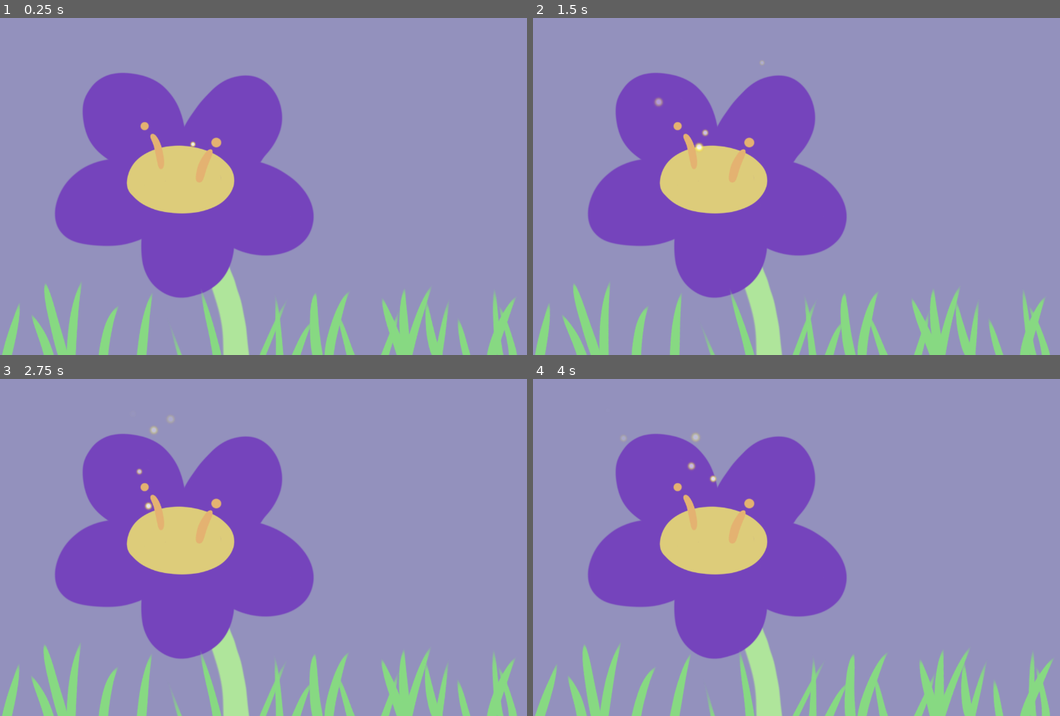
Above: before the commit, frames 1-4 (two rows, left to right).
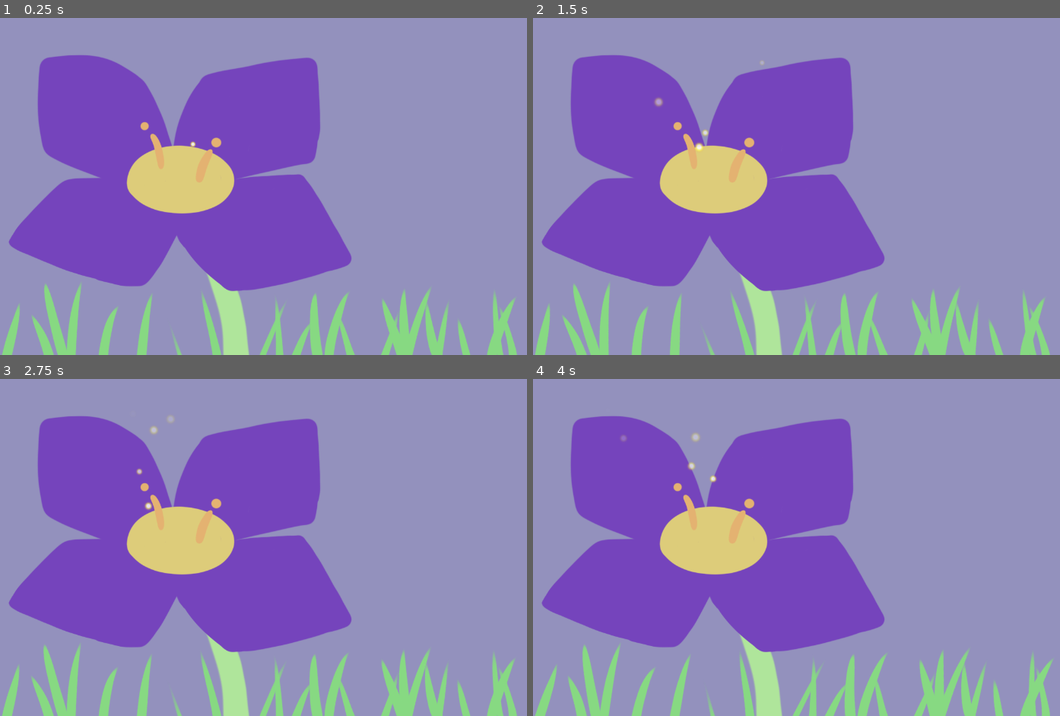
Above: after the commit, the same moments.

Repository: Niimphu/FiresideGameJam2023
Game: Godot game, scene res://Level/Flower/Flower.tscn
Same seed, same stepped clock (60 frames per second), same inputs: the game is played once before the commit and once after it. This scene is started directly instead of the project's main scene.
Inputs:
- Up to frame 1 (0.25 s): no input
- Up to frame 2 (1.5 s): hold Right (ui_right) 0.53-1.28 s; hold Left (ui_left) from 1.28 s (still down)
- Up to frame 3 (2.75 s): release Left (ui_left) at 2.03 s; hold Right (ui_right) from 2.03 s (still down)
- Up to frame 4 (4 s): release Right (ui_right) at 2.78 s; hold Up (ui_up) 2.78-3.53 s; hold Left (ui_left) from 3.53 s (still down)

The runs differ from the first frame. In frame 1, 15% of the frame differs, in the area x 1-67%, y 11-84%; in frame 2, 15%; in frame 3, 15%; in frame 4, 15%.

Commit message:
final for jam

Diff:
--- a/Level/Flower/Flower.tscn
+++ b/Level/Flower/Flower.tscn
@@ -128,6 +128,7 @@
 material = SubResource( 9 )
 position = Vector2( 640, 360 )
 frames = SubResource( 2 )
+frame = 1
 
 [node name="Centre" type="Sprite" parent="Identifiers"]
 position = Vector2( 641, 361 )
--- a/Level/Frog/FrogIdentifiers.gd
+++ b/Level/Frog/FrogIdentifiers.gd
@@ -5,9 +5,9 @@
 onready var eye = $EyePupil
 onready var fire = $Fire
 onready var throat = $Throat
+onready var body = $Body
 
 enum location { LILY, REEDS }
-enum boolean { YES, NO }
 enum temp { WHITE, RED, YELLOW, BLUE }
 enum shape { SLIT, MINUS, PLUS }
 
@@ -15,6 +15,7 @@
 var is_ribbiting
 var has_webbed_feet
 var temperature
+var eye_shape
 
 func _ready():
 	set_frog_colour()
@@ -23,68 +24,32 @@
 	pass
 
 func check_danger() -> bool:
-#	if petal_colour == colour.ORANGE:
-#		if petal_amount == amount.FEW:
-#			return true
-#		elif stamen_evenness ==evenness.ODD:
-#			return false
-#		elif location ==environment.TREE:
-#			return false
-#		else:
-#			return true
-#	elif petal_colour == colour.BLUE:
-#		if stamen_evenness ==evenness.EVEN:
-#			return true
-#		else:
-#			return false
-#	elif petal_colour == colour.WHITE:
-#		if location == environment.TREE and petal_amount == amount.MANY:
-#			return true
-#		else:
-#			return false
-#	else: #petals are red
-#		if petal_amount ==amount.FEW:
-#			return false
-#		elif stamen_evenness ==evenness.EVEN and location == environment.GRASS:
-#			return false
-#		else:
-#			return true
+
 	return true
 
 func initialise_features():
+	habitat = location.LILY if environment.frame == 0 else location.REEDS
+
+	is_ribbiting = throat.ribbiting #bool
+
+	has_webbed_feet = false if webs.frame == 0 else true
+
+	match eye.frame:
+		0:
+			eye_shape = shape.SLIT
+		1:
+			eye_shape = shape.MINUS
+		2:
+			eye_shape = shape.PLUS
+
 	fire.material.set_shader_param("colour_index", randi() % 4)
 
-	habitat = location.LILY if environment.frame == 0 else location.REEDS
-
-	is_ribbiting = throat.ribbiting
-
-
-
-
-#	stamen_evenness = evenness.ODD if stamen.frame % 2  else evenness.EVEN
-#
-#	has_pollen = pollening.NO if pollen.frame == 0 else pollening.YES
-#
-#	petal_amount = amount.FEW if petals.frame < 2 else amount.MANY
-#
-#	petal_roundness = roundness.POINTY if petals.frame == 1 or petals.frame == 2 else roundness.ROUND
-#
-#	stem_thorny = thorny.YES if stem.frame > 1 else thorny.NO
-#
-#	stem_leafy = leafy.YES if stem.frame % 2 else leafy.NO
-#
-#	if pollen.frame == 0:
-#		pollen.get_node("Particles2D").visible = false
-#	else:
-#		pollen.get_node("Particles2D").visible = true
-#
-#	match petal_colour:
-#		0:
-#			petal_colour = colour.WHITE
-#		1:
-#			petal_colour = colour.RED
-#		2:
-#			petal_colour = colour.PURPOLLL
-#		3:
-#			petal_colour = colour.BLUE
-	pass
+	match fire.material.get_shader_param("colour_index"):
+		0:
+			temperature = temp.WHITE
+		1:
+			temperature = temp.RED
+		2:
+			temperature = temp.PURPOLLL
+		3:
+			temperature = temp.BLUE
Binary file added: bin/SafeToEat.apple-touch-icon.png
Not shown, added: bin/SafeToEat.apple-touch-icon.png.import
Binary file added: bin/SafeToEat.icon.png
Not shown, added: bin/SafeToEat.icon.png.import
Binary file added: bin/SafeToEat.png
Not shown, added: bin/SafeToEat.png.import
Not shown, added: bin/SafeToEat.audio.worklet.js
Not shown, added: bin/SafeToEat.js
Not shown, added: bin/SafeToEat.pck
Not shown, added: bin/SafeToEat.wasm
Not shown, added: bin/index.html
